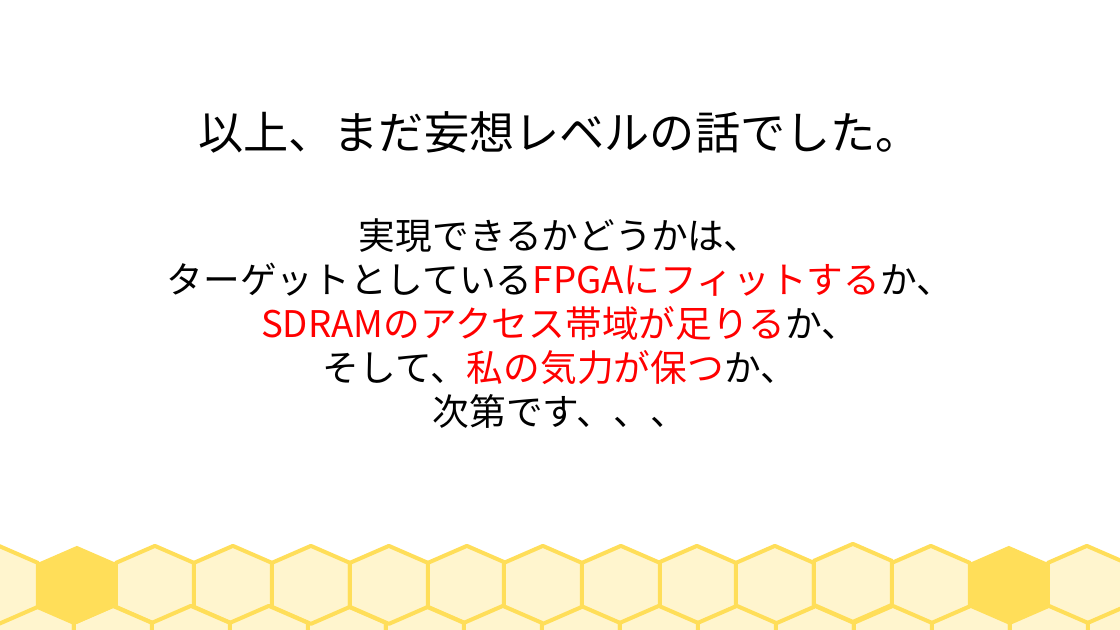
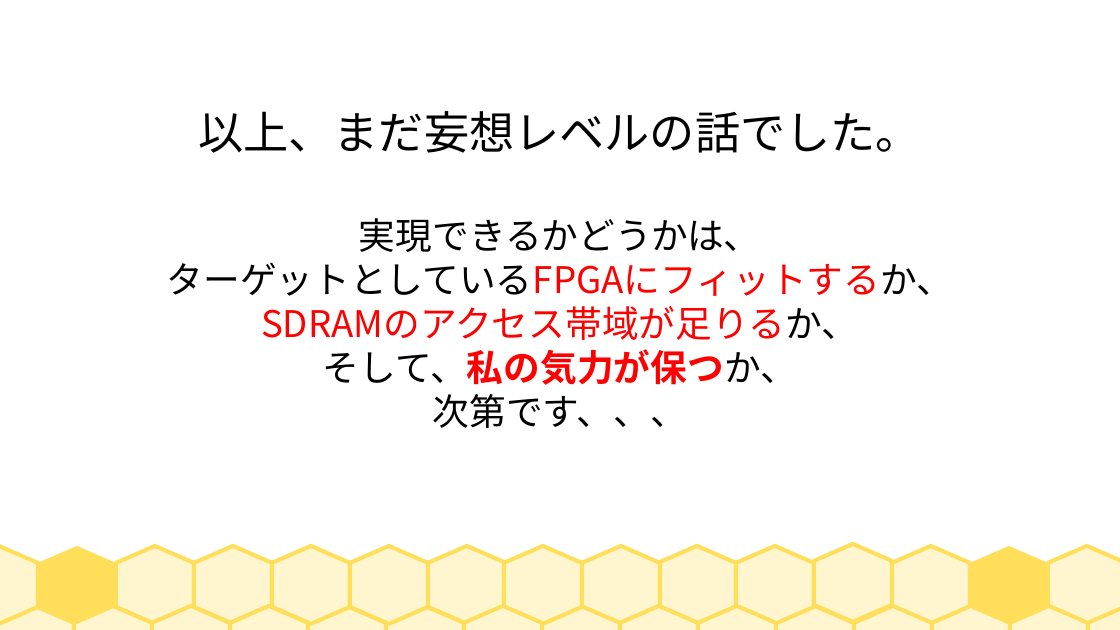
Before and after one commit to hra1129/TangCartMSX, a slide deck: slide 25 of DOC/MSX2pp-MSXturboRpについて.odp. Drawn at 1120x630 pixels with LibreOffice and Linux fonts; fonts in the diff are those of the drawing. Boxes give left, top, right and bottom in pixels: in the first picture for what was removed or moved away, otherwise in the second. Text is boxed around its words. In the diff, an @@ line names an element or a change of style, - is before the commit and + after.

```diff
--- a/DOC/MSX2pp-MSXturboRpについて.odp
+++ b/DOC/MSX2pp-MSXturboRpについて.odp
@@ subtitle at box(323, 349, 797, 385): bold on in "そして、私の気力が保つか、" @@
```
Also in this commit, not shown: 2 other slides changed, 28 other files.
